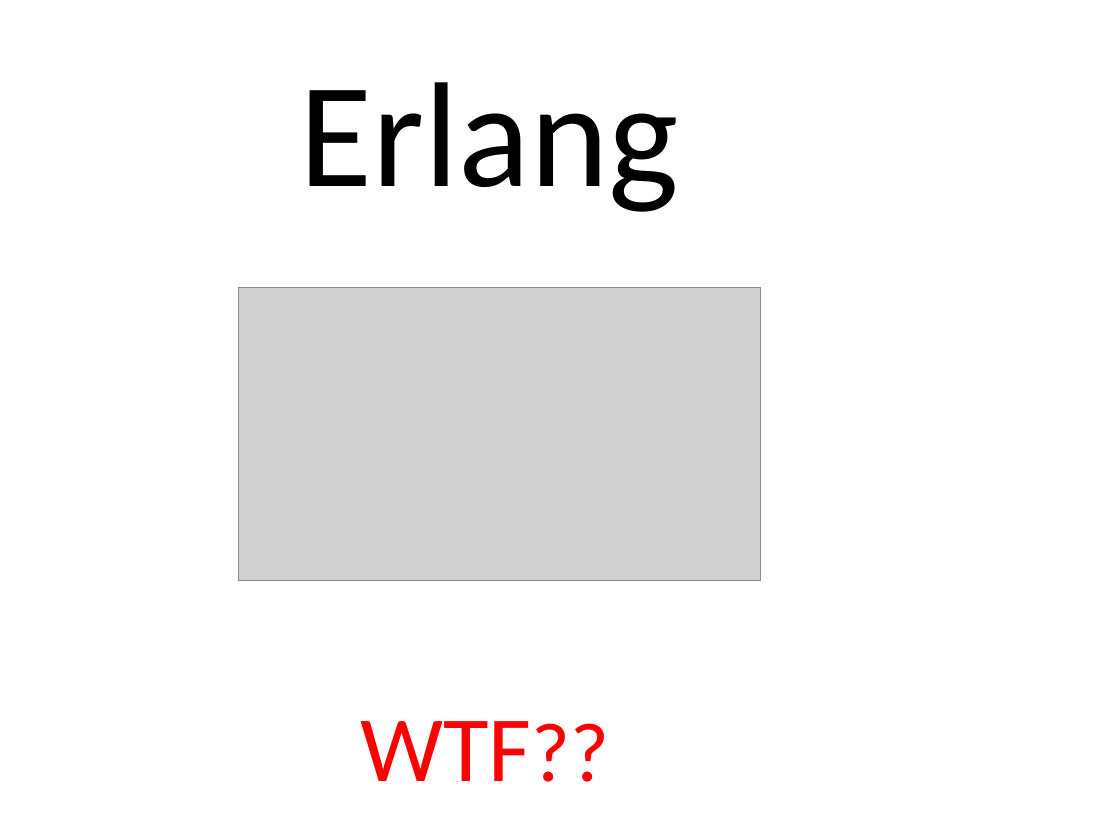
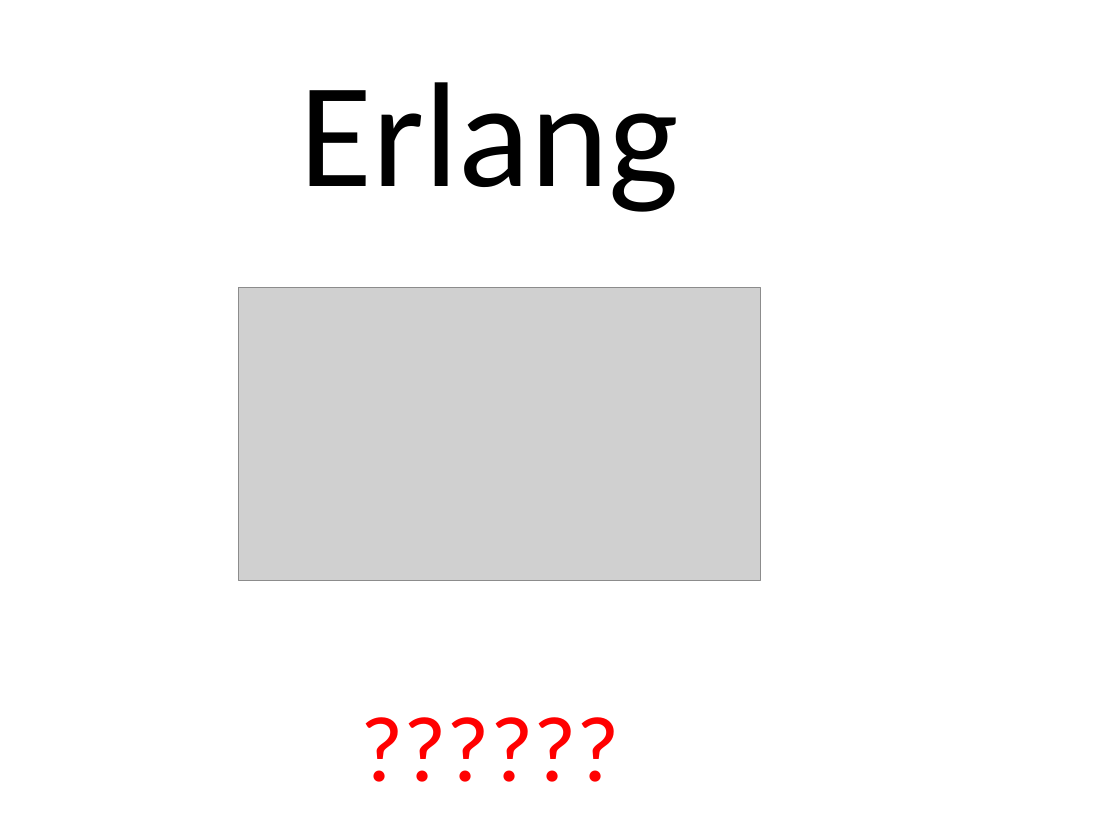
Before and after one commit to NTCoding/Erlang_Playground, a slide deck: slide 1 of Erl_intro.odp. Drawn at 1120x840 pixels with LibreOffice and Linux fonts; fonts in the diff are those of the drawing; grey boxes stand for pictures. Boxes give left, top, right and bottom in pixels: in the first picture for what was removed or moved away, otherwise in the second. Text is boxed around its words. In the diff, an @@ line names an element or a change of style, - is before the commit and + after.

```diff
--- a/Erl_intro.odp
+++ b/Erl_intro.odp
@@ text at bbox=[361, 721, 532, 781]: text changed @@
-WTF??
+??????
```
Also in this commit, not shown: 1 other slide changed.
